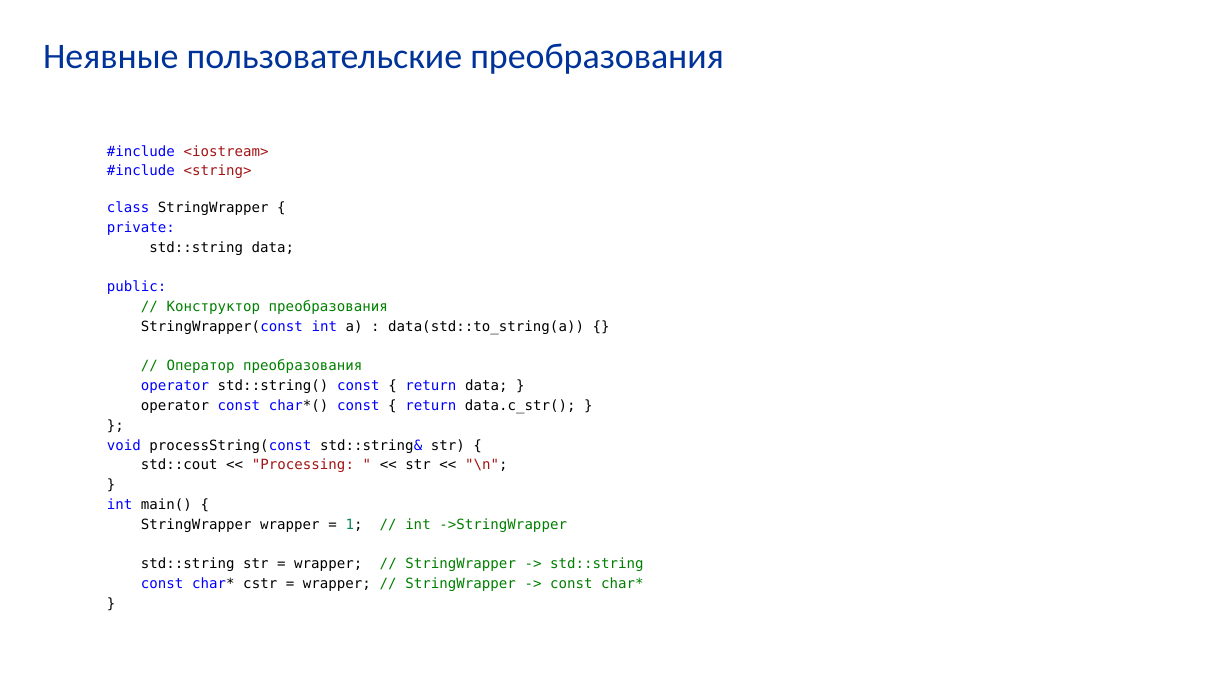
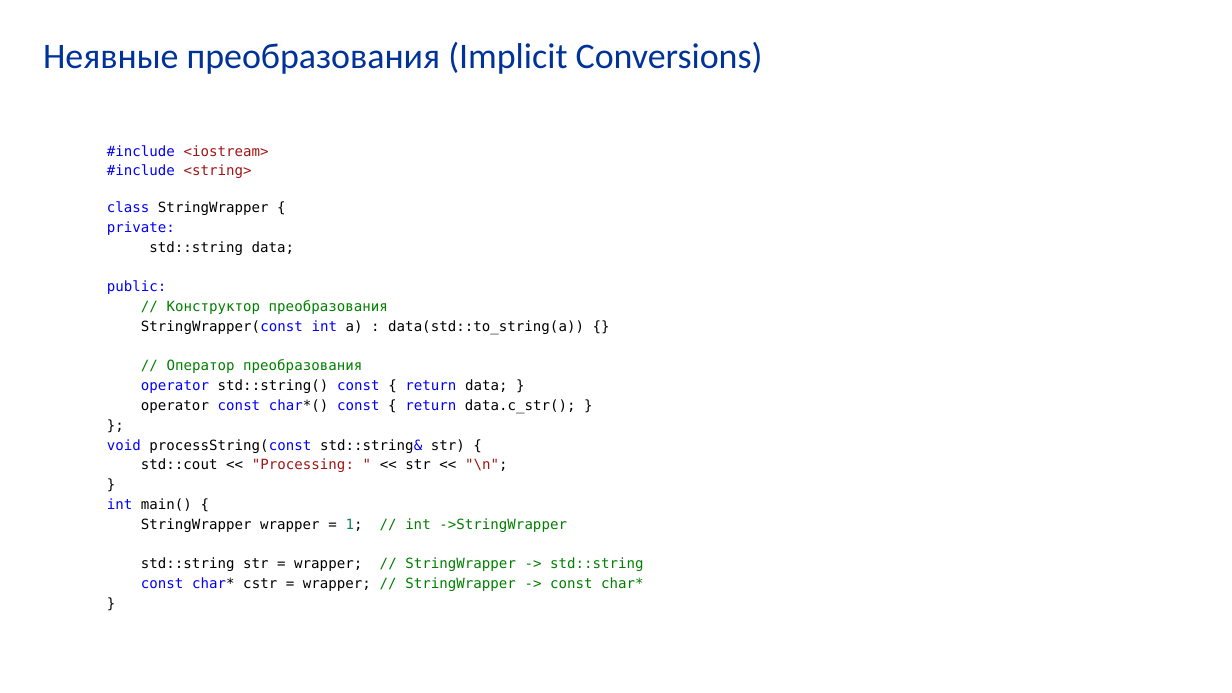
Before and after one commit to VladimirChabanov/alg_and_prog_2025, a slide deck: slide 121 of 01_lectures/lecture_06/presentation_cpp.pptx (slide 122 before the commit). Drawn at 1232x693 pixels with LibreOffice and Linux fonts; fonts in the diff are those of the drawing. Boxes give left, top, right and bottom in pixels: in the first picture for what was removed or moved away, otherwise in the second. Text is boxed around its words. In the diff, an @@ line names an element or a change of style, - is before the commit and + after.

```diff
--- a/01_lectures/lecture_06/presentation_cpp.pptx
+++ b/01_lectures/lecture_06/presentation_cpp.pptx
@@ title at (x1=43, y1=42, x2=763, y2=74): text changed @@
-Неявные пользовательские преобразования
+Неявные преобразования (Implicit Conversions)
```
Also in this commit, not shown: 11 other slides changed, 1 slide added, 2 slides removed, 2 other files.
